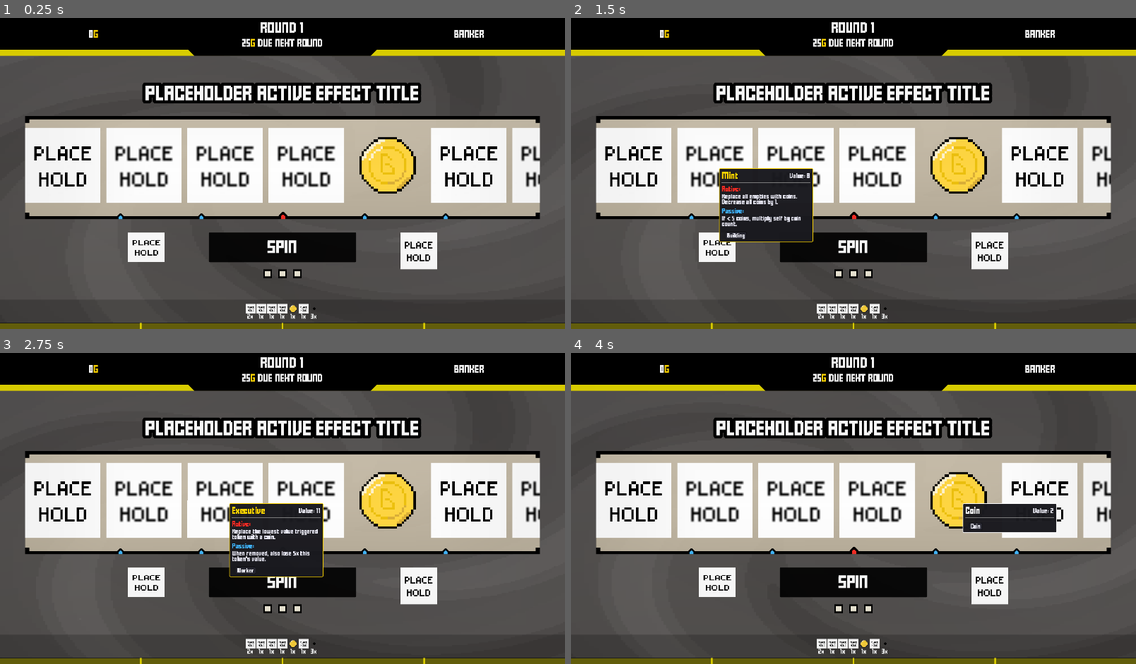
Above: before the commit, frames 1-4 (two rows, left to right).
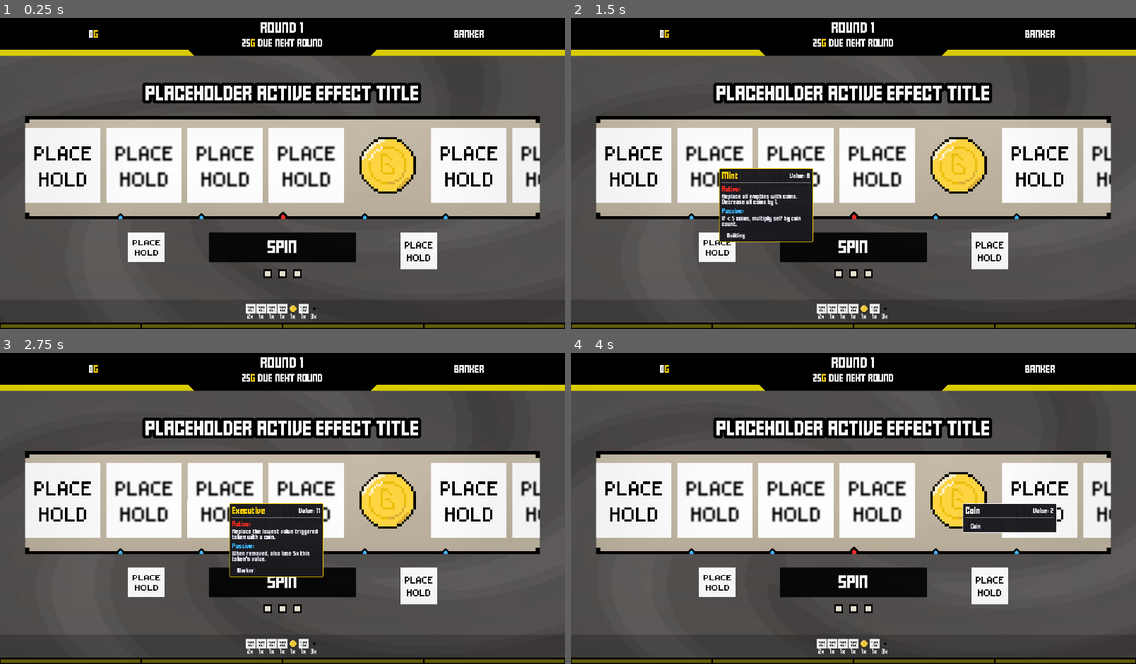
Above: after the commit, the same moments.

Repository: ZhelinWang/one-last-spin
Game: Godot game, scene res://main_ui.tscn
Two runs of this game, one before a commit and one after it. Both use one fixed random seed, a clock stepped at 60 frames per second and the inputs below.
Inputs (mouse positions are in pixels of both pictures, inside the frame that each line leads up to):
- Up to frame 1 (0.25 s): no input
- Up to frame 2 (1.5 s): click (633, 164) at 0.5 s; click (712, 164) at 1.27 s
- Up to frame 3 (2.75 s): click (226, 499) at 2.02 s
- Up to frame 4 (4 s): click (876, 499) at 2.77 s; click (960, 499) at 3.52 s

The runs differ from the first frame. In frame 1, 1.1% of the frame differs, in the area x 0-100%, y 97-100%; in frame 2, 1.1%; in frame 3, 1.1%; in frame 4, 1.1%.

Commit message:
xp styling

Diff:
--- a/artifactXPBar.gd
+++ b/artifactXPBar.gd
@@ -4,7 +4,7 @@
 signal artifact_selection_ready
 
 @export var default_segment_requirements: Array[int] = [4, 4, 4, 4, 5]
-@export var segment_gap_px: float = 6.0
+@export var segment_gap_px: float = 10.0
 @export var empty_segment_color: Color = Color(0.08, 0.08, 0.08, 0.6)
 @export var fill_segment_color: Color = Color(0.06, 0.62, 0.36, 1.0)
 @export var completed_segment_color: Color = Color(0.09, 0.45, 0.28, 1.0)
--- a/main_ui.tscn
+++ b/main_ui.tscn
@@ -10,10 +10,7 @@
 [ext_resource type="Resource" uid="uid://ckj5b7jr36la6" path="res://characters/banker.tres" id="6_dnsp1"]
 [ext_resource type="Texture2D" uid="uid://di00f0xax1nek" path="res://itemframe.png" id="7_ilgax"]
 [ext_resource type="PackedScene" uid="uid://bbkoj3b4uu041" path="res://floatingPopup.tscn" id="7_mcdcf"]
-[ext_resource type="Shader" uid="uid://3wdmpkyh2bdv" path="res://shaders/spinnerBackground.gdshader" id="8_81ket"]
 [ext_resource type="Script" uid="uid://dk6yfsqvjbxdt" path="res://spinButton.gd" id="8_yubjs"]
-[ext_resource type="Script" uid="uid://bwblh3pxtfgml" path="res://spinnerBackground.gd" id="9_mcdcf"]
-[ext_resource type="Script" uid="uid://wgqbwppywr70" path="res://resetButton.gd" id="9_v54cu"]
 [ext_resource type="Shader" uid="uid://bxdl8wargxw6b" path="res://spinnerBackground.gdshader" id="10_ilgax"]
 [ext_resource type="Texture2D" uid="uid://b5wc666rsbbvq" path="res://Screenshot 2025-08-27 173116.png" id="10_mgxdc"]
 [ext_resource type="Texture2D" uid="uid://dcrsbubbw58pl" path="res://placehold.jpg" id="12_v54cu"]
@@ -174,29 +171,9 @@
 
 [sub_resource type="StyleBoxFlat" id="StyleBoxFlat_v3yyu"]
 bg_color = Color(0.8901961, 0.8392157, 0, 1)
-
-[sub_resource type="StyleBoxFlat" id="StyleBoxFlat_llbac"]
-bg_color = Color(1, 0.883333, 0, 0.588235)
-corner_radius_top_right = 200
-corner_radius_bottom_right = 200
-expand_margin_right = 40.0
-shadow_offset = Vector2(10, 10)
-
-[sub_resource type="ShaderMaterial" id="ShaderMaterial_mcdcf"]
-shader = ExtResource("8_81ket")
-shader_parameter/resolution = Vector2(512, 512)
-shader_parameter/time = 0.0
-shader_parameter/panel_color = Vector4(1, 1, 1, 0.39)
-shader_parameter/clip_height = 40.0
-shader_parameter/wave_amp = 10.0
-shader_parameter/wave_freq = 3.0
-shader_parameter/wave_speed = 1.5
-shader_parameter/ripple_center = Vector2(0, 0)
-shader_parameter/ripple_start = 0.0
-shader_parameter/ripple_speed = 0.0
-shader_parameter/ripple_amp = 0.0
-shader_parameter/pixel_size = 0.008
-shader_parameter/color_steps = 50.0
+border_width_top = 4
+border_width_bottom = 4
+border_color = Color(0, 0, 0, 1)
 
 [node name="mainUI" type="Control"]
 layout_mode = 3
@@ -631,7 +608,6 @@
 offset_bottom = 5.0
 grow_horizontal = 2
 grow_vertical = 2
-tooltip_text = "Spin the highlighted bar and test your luck..."
 mouse_filter = 1
 mouse_default_cursor_shape = 2
 theme_override_font_sizes/normal_font_size = 34
@@ -733,137 +709,18 @@
 unique_name_in_owner = true
 custom_minimum_size = Vector2(1920, 20)
 layout_mode = 2
+tooltip_text = "Artifact progress"
 mouse_default_cursor_shape = 16
 theme_override_styles/panel = SubResource("StyleBoxFlat_v3yyu")
 script = ExtResource("100_artxp")
-border_color = Color(0, 0, 0, 1)
-border_width_px = 0.5
-
-[node name="bottomRow" type="HBoxContainer" parent="mainContainer/bottomUIMarginContainer"]
-visible = false
-layout_mode = 2
-size_flags_horizontal = 4
-theme_override_constants/separation = 16
-
-[node name="restartButton" type="Button" parent="mainContainer/bottomUIMarginContainer/bottomRow"]
-visible = false
-custom_minimum_size = Vector2(125, 40)
-layout_mode = 2
-size_flags_horizontal = 0
-mouse_default_cursor_shape = 2
-text = "RESTART"
-script = ExtResource("9_v54cu")
-
-[node name="RichTextLabel" type="RichTextLabel" parent="mainContainer/bottomUIMarginContainer/bottomRow/restartButton"]
-layout_mode = 1
-anchors_preset = 15
-anchor_right = 1.0
-anchor_bottom = 1.0
-grow_horizontal = 2
-grow_vertical = 2
-mouse_filter = 2
-horizontal_alignment = 1
-vertical_alignment = 1
-
-[node name="topUI" type="MarginContainer" parent="."]
-visible = false
-layout_mode = 1
-anchors_preset = 15
-anchor_right = 1.0
-anchor_bottom = 1.0
-grow_horizontal = 2
-grow_vertical = 2
-theme_override_constants/margin_left = 0
-theme_override_constants/margin_top = 0
-theme_override_constants/margin_right = 0
-theme_override_constants/margin_bottom = 0
-
-[node name="deadlineDisplay" type="HBoxContainer" parent="topUI"]
-layout_mode = 2
-theme_override_constants/separation = 0
-
-[node name="VBoxContainer" type="VBoxContainer" parent="topUI/deadlineDisplay"]
-layout_mode = 2
-size_flags_vertical = 0
-
-[node name="Control" type="Control" parent="topUI/deadlineDisplay/VBoxContainer"]
-layout_mode = 2
-
-[node name="goldDisplay" type="Panel" parent="topUI/deadlineDisplay/VBoxContainer"]
-custom_minimum_size = Vector2(250, 100)
-layout_mode = 2
-size_flags_horizontal = 0
-theme_override_styles/panel = SubResource("StyleBoxFlat_llbac")
-
-[node name="RichTextLabel" type="RichTextLabel" parent="topUI/deadlineDisplay/VBoxContainer/goldDisplay"]
-layout_mode = 1
-anchors_preset = 15
-anchor_right = 1.0
-anchor_bottom = 1.0
-offset_left = 7.0
-offset_top = 5.0
-offset_right = 7.0
-offset_bottom = 5.0
-grow_horizontal = 2
-grow_vertical = 2
-size_flags_horizontal = 4
-size_flags_vertical = 4
-theme_override_colors/default_color = Color(1, 0, 0, 1)
-text = "X GOLD / Y GOLD"
-horizontal_alignment = 1
-vertical_alignment = 1
-
-[node name="menuPopupContainer" type="MarginContainer" parent="."]
-visible = false
-layout_mode = 1
-anchors_preset = 15
-anchor_right = 1.0
-anchor_bottom = 1.0
-grow_horizontal = 2
-grow_vertical = 2
-
-[node name="ColorRect" type="ColorRect" parent="menuPopupContainer"]
-layout_mode = 2
-color = Color(0, 0, 0, 0.686275)
-
-[node name="VBoxContainer" type="VBoxContainer" parent="menuPopupContainer/ColorRect"]
-layout_mode = 0
-offset_left = 460.0
-offset_top = 290.0
-offset_right = 1460.0
-offset_bottom = 790.0
-size_flags_horizontal = 4
-size_flags_vertical = 4
-
-[node name="baseMenuScreen" type="MarginContainer" parent="menuPopupContainer/ColorRect/VBoxContainer"]
-layout_mode = 2
-size_flags_horizontal = 4
-size_flags_vertical = 4
-
-[node name="menu" type="NinePatchRect" parent="menuPopupContainer/ColorRect/VBoxContainer/baseMenuScreen"]
-custom_minimum_size = Vector2(1000, 500)
-layout_mode = 2
+segment_gap_px = 1.0
+fill_segment_color = Color(0.8901961, 0.8392157, 0, 1)
+completed_segment_color = Color(0.8901961, 0.8392157, 0, 1)
+border_color = Color(0, 0, 0, 1)
+border_width_px = 4.0
 
 [node name="template" type="Sprite2D" parent="."]
 position = Vector2(-1320, 370)
 texture = ExtResource("10_mgxdc")
 
 [node name="CanvasLayer" type="CanvasLayer" parent="."]
-
-[node name="spinnerBackgroundWaveTest" type="Panel" parent="."]
-visible = false
-material = SubResource("ShaderMaterial_mcdcf")
-custom_minimum_size = Vector2(300, 50)
-layout_mode = 1
-anchors_preset = 15
-anchor_right = 1.0
-anchor_bottom = 1.0
-offset_left = 460.0
-offset_top = 50.0
-offset_right = 460.0
-offset_bottom = 145.0
-grow_horizontal = 2
-grow_vertical = 2
-size_flags_vertical = 6
-mouse_filter = 2
-script = ExtResource("9_mcdcf")
Not shown: 1 places in main_ui.tscn that only renumber resources
